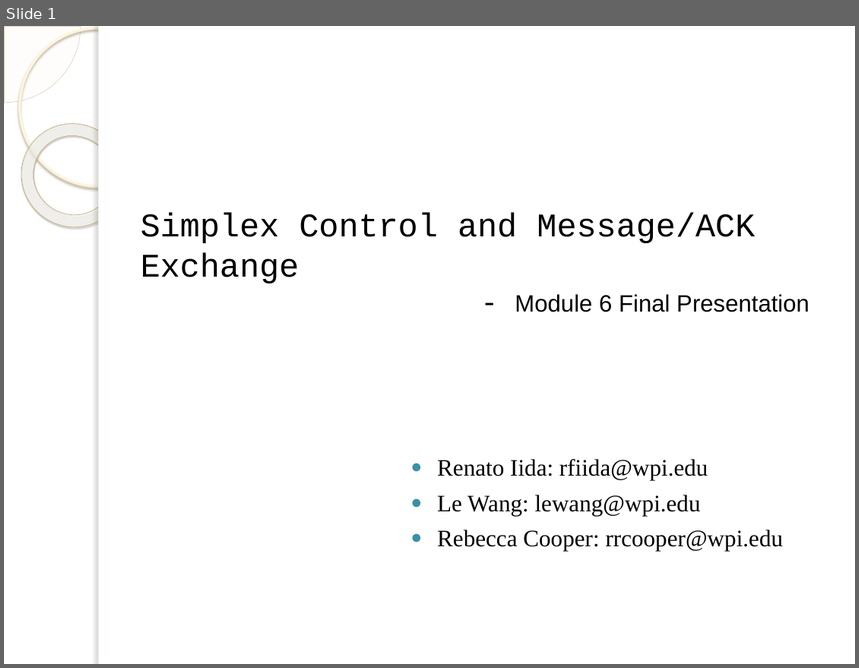
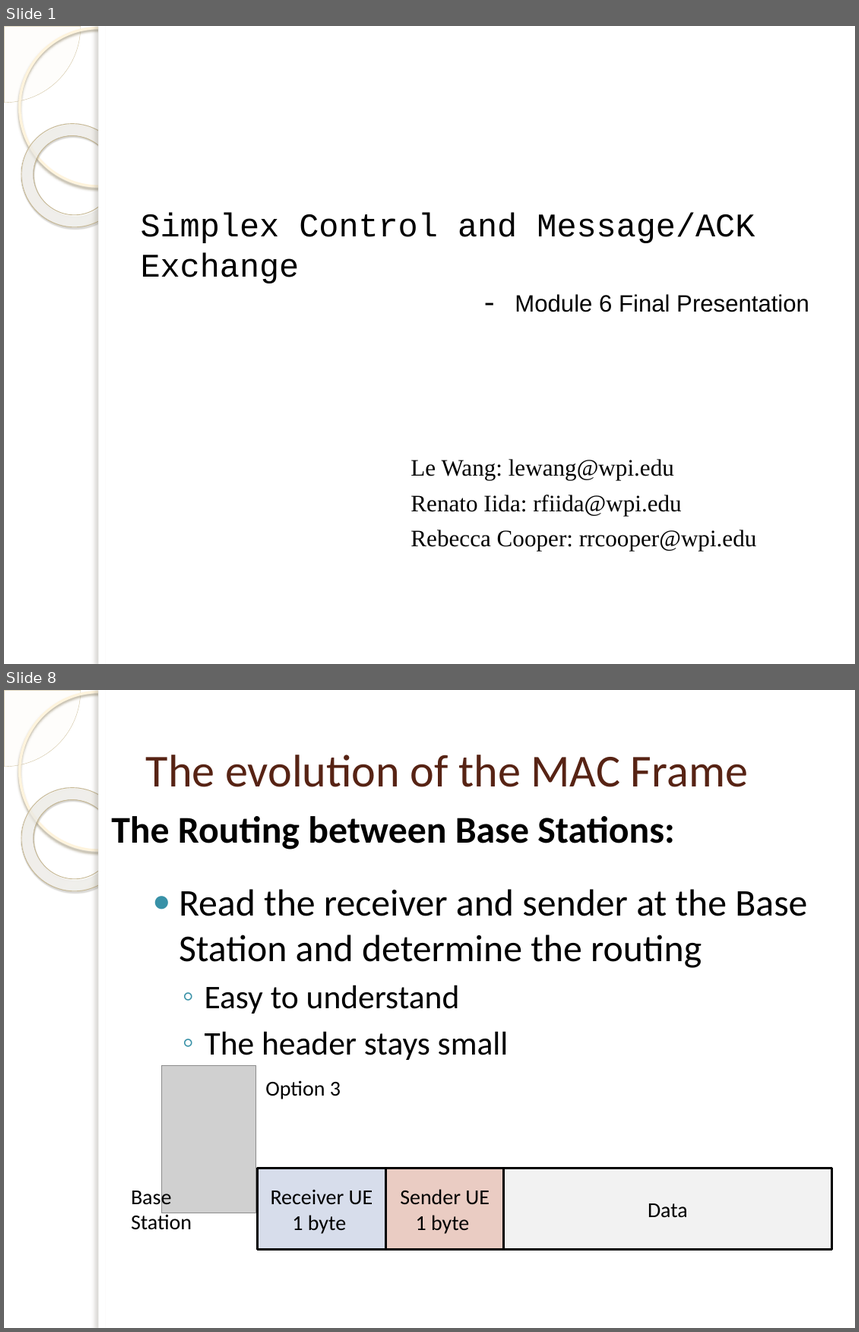
Before and after one commit to isamubr/ece405group6, a slide deck: 4305 Final Presentation.pptx. Shown one above the other, each under a label of ours: slide 1 before the commit, slides 1 and 8 after it; the slides between them are not shown. The pictures are 859x668 and 859x1332 pixels, drawn with LibreOffice and Linux fonts; fonts in the diff are those of the drawing; grey boxes stand for pictures; background and template pictures are left out. Boxes give left, top, right and bottom in pixels: in the first picture for what was removed or moved away, otherwise in the second. Text is boxed around its words. In the diff, an @@ line names an element or a change of style, - is before the commit and + after.

```diff
--- a/4305 Final Presentation.pptx
+++ b/4305 Final Presentation.pptx
@@ slide 8 added at [4,690,855,1328], background picture (left out); not listed: 5 template elements that a slide beside it also shows @@
@@ title added at [146,755,748,787], 38.7 pt, text #572314 @@
+The evolution of the MAC Frame
@@ text added at [111,816,675,850], 32 pt, text #000000, bold @@
+The Routing between Base Stations:
@@ text added at [179,889,807,1060], 32 pt, text #000000 @@
+● Read the receiver and sender at the Base Station and determine the routing
+  ◦ Easy to understand
+  ◦ The header stays small
@@ picture added at [161,1065,256,1213] @@
@@ text added at [265,1081,341,1100], 18 pt, text #000000 @@
+Option 3
@@ rectangle added at [258,1168,386,1249], fill #D7DDEB, outline #000000 2 pt, 18 pt, text #000000 @@
+Receiver UE
+1 byte
@@ rectangle added at [386,1168,503,1249], fill #EACCC3, outline #000000 2 pt, 18 pt, text #000000 @@
+Sender UE
+1 byte
@@ rectangle added at [503,1168,832,1249], fill #F2F2F2, outline #000000 2 pt, 18 pt, text #000000 @@
+Data
@@ text added at [131,1186,192,1230], 18 pt, text #000000 @@
+Base Station
@@ slide 1 changed as well @@
@@ text at [411,459,674,480]: paragraph added @@
+Le Wang: lewang@wpi.edu
@@ text at [411,495,757,551]: bullet ● to none @@
@@ text at [437,495,701,515]: paragraph removed @@
-● Le Wang: lewang@wpi.edu
```
Also in this commit, not shown: 3 other slides changed, 15 other slides added, 4 slides removed.
